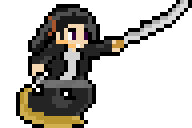
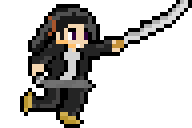
Revision of a layered 192 x 128 image; what changed, layer by layer:
removed layer "Layer 1" over (x1=16, y1=84, x2=96, y2=128)
added layer "Layer 8" above "Layer 7" over (x1=56, y1=88, x2=92, y2=128)
added layer "Layer 7" over (x1=20, y1=88, x2=64, y2=116)
